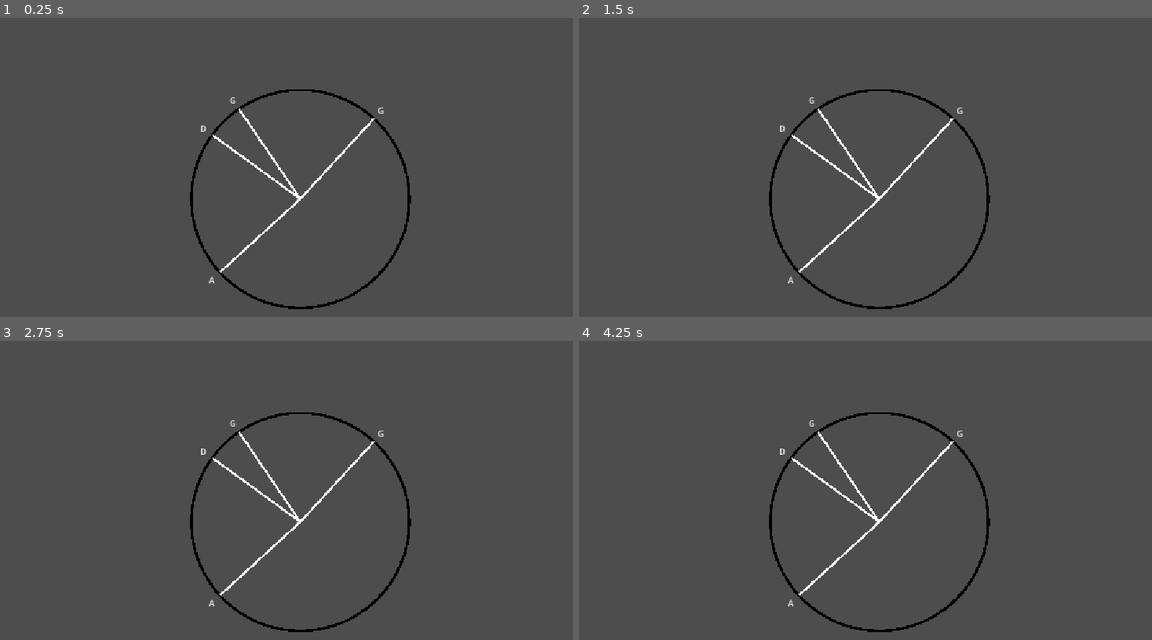
Above: before the commit, frames 1-4 (two rows, left to right).
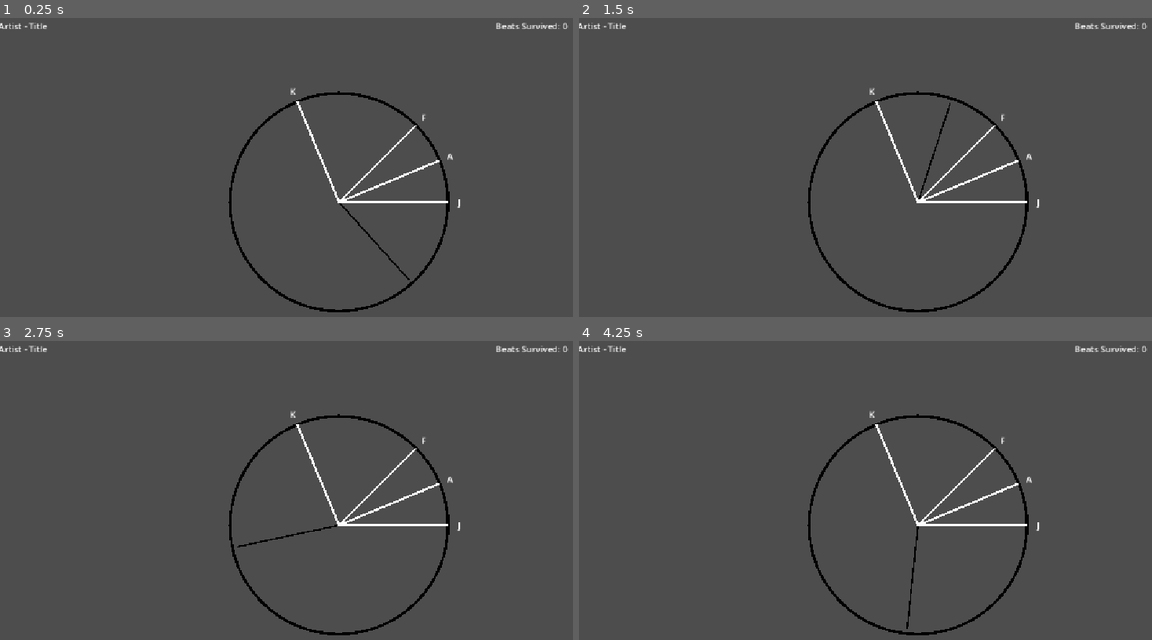
Above: after the commit, the same moments.

Repository: samstokes/jammin
Game: Godot game, scene res://scenes/clock_jam/clock_jam.tscn
Same seed, same stepped clock (60 frames per second), same inputs: the game is played once before the commit and once after it. This scene is started directly instead of the project's main scene.
Inputs:
- Up to frame 1 (0.25 s): no input
- Up to frame 2 (1.5 s): tap Enter at 0.5 s; hold F (beat_main) 0.53-1.28 s; tap F (beat_main) at 1.35 s
- Up to frame 3 (2.75 s): hold F (beat_main) from 2.03 s (still down)
- Up to frame 4 (4.25 s): release F (beat_main) at 2.78 s; tap F (beat_main) at 2.85 s; hold F (beat_main) from 3.53 s (still down)

The runs differ from the first frame. In frame 1, 3.6% of the frame differs, in the area x 0-100%, y 1-99%; in frame 2, 3.6%; in frame 3, 3.6%; in frame 4, 3.6%.

Commit message:
Add globals, a clock playing hand, and basic layout for clock jamer scene with UI

Diff:
--- /dev/null
+++ b/entities/clock_play_hand/clock_play_hand.gd
@@ -0,0 +1,25 @@
+@tool
+extends Node2D
+
+@export var length = 100.0:
+	set(value):
+		length = value
+		queue_redraw()
+@export var color = Color.WHITE:
+	set(value):
+		color = value
+		queue_redraw()
+@export var thickness = 5.0:
+	set(value):
+		thickness = value
+		queue_redraw()
+@export var angle = 0.0:
+	set(value):
+		angle = value
+		queue_redraw()
+
+func _draw():
+	var directional_vector = Vector2(cos(angle), sin(angle))
+
+	var end_point = directional_vector * length
+	draw_line(Vector2.ZERO, end_point, color, thickness)
--- /dev/null
+++ b/entities/clock_play_hand/clock_play_hand.tscn
@@ -0,0 +1,7 @@
+[gd_scene format=3 uid="uid://cp1cc7vtyvwmc"]
+
+[ext_resource type="Script" uid="uid://lxn4bm0pmc0b" path="res://entities/clock_play_hand/clock_play_hand.gd" id="1_e0rxo"]
+
+[node name="ClockPlayHand" type="Node2D" unique_id=1770868133]
+script = ExtResource("1_e0rxo")
+color = Color(0, 0, 0, 1)
--- a/project.godot
+++ b/project.godot
@@ -14,6 +14,10 @@
 run/main_scene="uid://lrn8e4nl1gwm"
 config/features=PackedStringArray("4.7", "Forward Plus")
 config/icon="res://icon.svg"
+
+[autoload]
+
+Globals="*uid://228y6w6aemma"
 
 [display]
 
--- a/scenes/clock_jam/clock_jam.gd
+++ b/scenes/clock_jam/clock_jam.gd
@@ -1,26 +1,53 @@
 extends Node
 
-@onready var clock_guitar_node: Node2D = $Clock/ClockGuitar
-@onready var clock_note_container_node: Node2D = $Clock/NotesContainer
+@export var beats_per_minute = 128.0
+@export var beats_per_clock_cycle = 4.0
+
+var current_song_time: float = 0.0
+
+@onready var clock_guitar_node: Node2D = %Clock/ClockGuitar
+@onready var clock_note_container_node: Node2D = %Clock/NotesContainer
+@onready var clock_play_hand_node: Node2D = %Clock/ClockPlayHand
+
 
 var clock_note_scene = preload("res://entities/clock_note/clock_note.tscn")
-var characters = ["A", "B", "C", "D", "E", "F", "G"]
+var playable_characters = ["A", "S", "D", "E", "F", "J", "K", "L"]
 
 func _ready() -> void:
+	# TODO: Start the song
+
+	# Spawn some initial notes on beats
 	_spawn_clock_note()
 	_spawn_clock_note()
 	_spawn_clock_note()
 	_spawn_clock_note()
 
+func _unhandled_input(event: InputEvent) -> void:
+	if event is InputEventKey and event.pressed:
+		var key_string = OS.get_keycode_string(event.keycode)
+		if key_string in playable_characters:
+			_strum_clock_guitar()
+
+func _strum_clock_guitar():
+	# Check for notes that are in the strum zone
+	# Ensure that the key played is the same as the note's character
+	# If one is found, play a success strum sound and remove the note
+	# If no notes are found, play a miss strum sound
+	pass
+
 func _process(delta: float) -> void:
-	# spawn a clock note every 2 seconds
-	pass
+	var seconds_per_beat = 60.0 / beats_per_minute
+	var beats_per_second = 1.0 / seconds_per_beat
+	var delta_angle = delta * beats_per_second * TAU / beats_per_clock_cycle
+	clock_play_hand_node.angle += delta_angle
 
 func _spawn_clock_note():
 	var clock_note_instance = clock_note_scene.instantiate()
-	var random_character = characters[randi() % characters.size()]
+	var random_character = playable_characters[randi() % playable_characters.size()]
 	clock_note_instance.character = random_character
-	clock_note_instance.angle = randf() * TAU
+	# Only spawn on even beats for now, 1/4 increments of the clock
+	var random_beat = randi() % int(beats_per_clock_cycle * 4) * 0.25
+	clock_note_instance.angle = TAU - (random_beat / beats_per_clock_cycle * TAU)
 	clock_note_instance.length = clock_guitar_node.radius
 	clock_note_instance.position = Vector2.ZERO
 	clock_note_container_node.add_child(clock_note_instance)
--- a/scenes/clock_jam/clock_jam.tscn
+++ b/scenes/clock_jam/clock_jam.tscn
@@ -3,16 +3,73 @@
 [ext_resource type="Script" uid="uid://c0ngh35oowrpw" path="res://scenes/clock_jam/clock_jam.gd" id="1_icskc"]
 [ext_resource type="PackedScene" uid="uid://tmunj8komwek" path="res://entities/clock_guitar/clock_guitar.tscn" id="2_gs6we"]
 [ext_resource type="PackedScene" uid="uid://bbfmu7tqx8qel" path="res://entities/clock_note/clock_note.tscn" id="3_7cr65"]
+[ext_resource type="PackedScene" uid="uid://cp1cc7vtyvwmc" path="res://entities/clock_play_hand/clock_play_hand.tscn" id="3_gs6we"]
 
-[node name="ClockJammer" type="Node2D" unique_id=1576559141]
+[node name="ClockJammer" type="Control" unique_id=960518545]
+layout_mode = 3
+anchors_preset = 15
+anchor_right = 1.0
+anchor_bottom = 1.0
+grow_horizontal = 2
+grow_vertical = 2
+size_flags_horizontal = 2
+size_flags_vertical = 6
 script = ExtResource("1_icskc")
 
-[node name="Clock" type="Node2D" parent="." unique_id=1979636652]
-position = Vector2(551, 332)
+[node name="HBoxContainer" type="HBoxContainer" parent="." unique_id=78248562]
+layout_mode = 1
+anchors_preset = 15
+anchor_right = 1.0
+anchor_bottom = 1.0
+offset_left = -3.0
+offset_top = 3.0
+offset_right = 96.0
+offset_bottom = 26.0
+grow_horizontal = 2
+grow_vertical = 2
+size_flags_horizontal = 6
+size_flags_vertical = 6
 
-[node name="ClockGuitar" parent="Clock" unique_id=1683121846 instance=ExtResource("2_gs6we")]
+[node name="StartContainer" type="VBoxContainer" parent="HBoxContainer" unique_id=660518674]
+layout_mode = 2
+size_flags_horizontal = 3
+size_flags_stretch_ratio = 3.0
 
-[node name="NotesContainer" type="Node2D" parent="Clock" unique_id=259836155]
+[node name="Label" type="Label" parent="HBoxContainer/StartContainer" unique_id=1231400250]
+layout_mode = 2
+text = "Artist - Title"
 
-[node name="ClockNote" parent="Clock/NotesContainer" unique_id=2060011008 instance=ExtResource("3_7cr65")]
+[node name="CenterContainer" type="VBoxContainer" parent="HBoxContainer" unique_id=983289811]
+layout_mode = 2
+size_flags_horizontal = 3
+size_flags_vertical = 4
+size_flags_stretch_ratio = 5.0
+
+[node name="CenterContainer" type="CenterContainer" parent="HBoxContainer/CenterContainer" unique_id=1617088163]
+layout_mode = 2
+
+[node name="Control" type="Control" parent="HBoxContainer/CenterContainer/CenterContainer" unique_id=659273067]
+layout_mode = 2
+
+[node name="Clock" type="Node2D" parent="HBoxContainer/CenterContainer/CenterContainer/Control" unique_id=1979636652]
+unique_name_in_owner = true
+
+[node name="ClockGuitar" parent="HBoxContainer/CenterContainer/CenterContainer/Control/Clock" unique_id=1683121846 instance=ExtResource("2_gs6we")]
+
+[node name="ClockPlayHand" parent="HBoxContainer/CenterContainer/CenterContainer/Control/Clock" unique_id=1770868133 instance=ExtResource("3_gs6we")]
+length = 192.0
+thickness = 3.0
+
+[node name="NotesContainer" type="Node2D" parent="HBoxContainer/CenterContainer/CenterContainer/Control/Clock" unique_id=259836155]
+
+[node name="ClockNote" parent="HBoxContainer/CenterContainer/CenterContainer/Control/Clock/NotesContainer" unique_id=2060011008 instance=ExtResource("3_7cr65")]
 visible = false
+
+[node name="EndContainer" type="VBoxContainer" parent="HBoxContainer" unique_id=761765869]
+layout_mode = 2
+size_flags_horizontal = 3
+size_flags_stretch_ratio = 3.0
+
+[node name="Label" type="Label" parent="HBoxContainer/EndContainer" unique_id=1117677339]
+layout_mode = 2
+text = "Beats Survived: 0"
--- /dev/null
+++ b/scenes/clock_jam/clock_jam_game_manager.gd
@@ -0,0 +1,15 @@
+extends Node
+
+@export var beats_per_minute = 128.0
+@export var beats_per_measure = 4.0
+
+var current_song_time: float = 0.0
+
+# Called when the node enters the scene tree for the first time.
+func _ready() -> void:
+	pass # Replace with function body.
+
+
+# Called every frame. 'delta' is the elapsed time since the previous frame.
+func _process(delta: float) -> void:
+	pass
--- /dev/null
+++ b/scenes/globals/globals.gd
@@ -0,0 +1,3 @@
+extends Node2D
+
+class_name G
--- /dev/null
+++ b/scenes/globals/globals.tscn
@@ -0,0 +1,3 @@
+[gd_scene format=3 uid="uid://cwacl2tqsuj1x"]
+
+[node name="Globals" type="Node2D" unique_id=153792305]
Not shown, added: entities/clock_play_hand/clock_play_hand.gd.uid
Not shown, added: scenes/clock_jam/clock_jam_game_manager.gd.uid
Not shown, added: scenes/globals/globals.gd.uid
